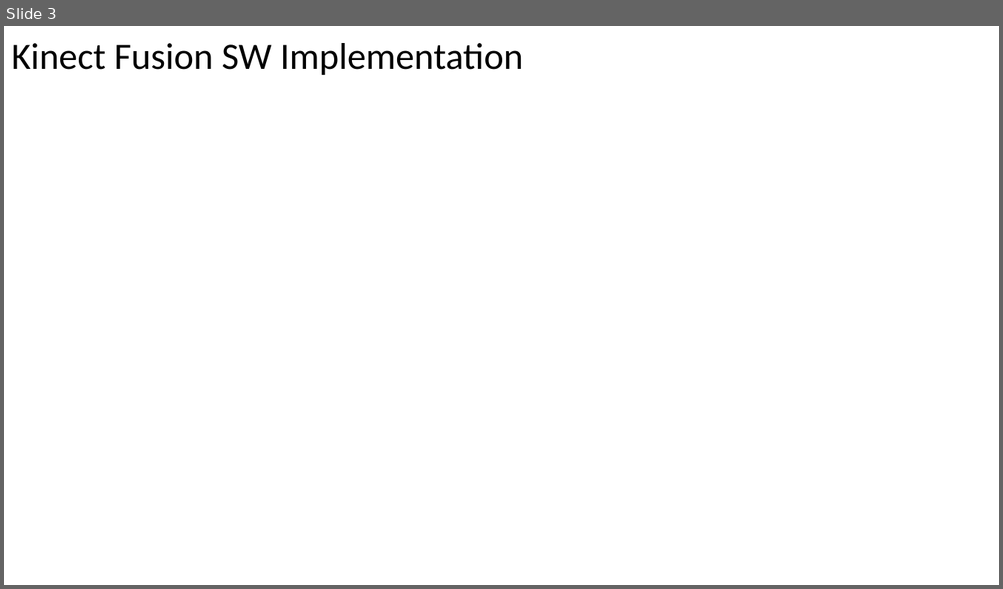
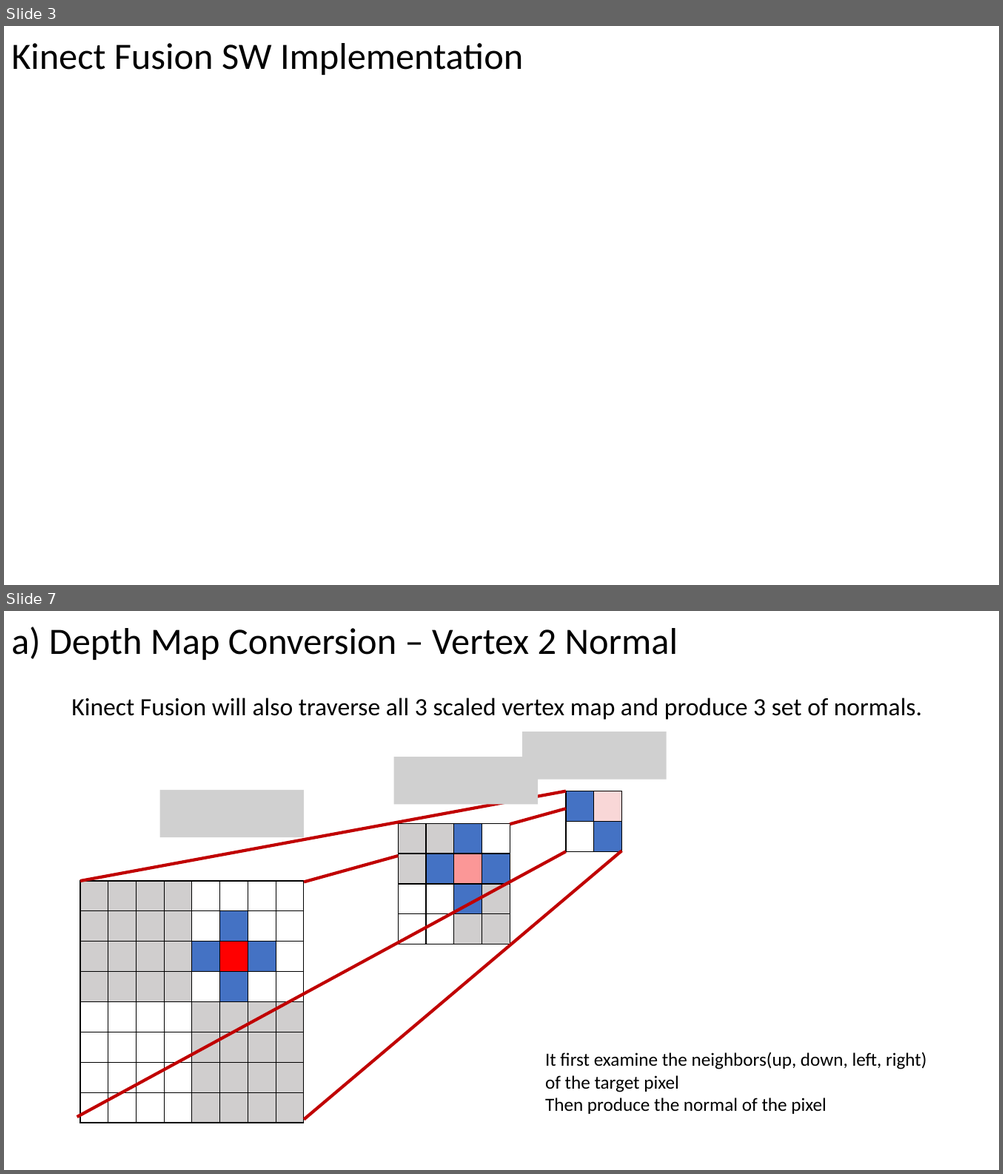
Before and after one commit to Charlee0207/KinectFusion-HLS, a slide deck: Kinect Fusion.pptx. Shown one above the other, each under a label of ours: slide 3 before the commit, slides 3 and 7 after it; the slides between them are not shown. The pictures are 1003x589 and 1003x1174 pixels, drawn with LibreOffice and Linux fonts; fonts in the diff are those of the drawing; grey boxes stand for pictures. Boxes give left, top, right and bottom in pixels: in the first picture for what was removed or moved away, otherwise in the second. Text is boxed around its words. In the diff, an @@ line names an element or a change of style, - is before the commit and + after.

```diff
--- a/Kinect Fusion.pptx
+++ b/Kinect Fusion.pptx
@@ slide 7 added at [4,611,999,1170], background #FFFFFF @@
@@ title added at [11,627,678,660], 36 pt, text #000000 @@
+a) Depth Map Conversion – Vertex 2 Normal
@@ subtitle added at [71,698,922,720], 24 pt, text #000000 @@
+Kinect Fusion will also traverse all 3 scaled vertex map and produce 3 set of normals.
@@ picture added at [523,732,666,780] @@
@@ picture added at [394,758,538,805] @@
@@ line added from (80, 881) to (566, 792), #C00000 3 pt @@
@@ picture added at [160,790,304,838] @@
@@ line added from (510, 824) to (566, 809), #C00000 3 pt @@
@@ table added at [566,792,621,851], 2 rows, 2 columns @@
+ | 
+ | 
@@ table added at [398,823,509,943], 4 rows, 4 columns @@
+ |  |  | 
+ |  |  | 
+ |  |  | 
+ |  |  | 
@@ line added from (77, 1118) to (566, 852), #C00000 3 pt @@
@@ line added from (304, 1120) to (622, 851), #C00000 3 pt @@
@@ line added from (304, 883) to (398, 856), #C00000 3 pt @@
@@ table added at [80,881,301,1120], 8 rows, 8 columns @@
+ |  |  |  |  |  |  | 
+ |  |  |  |  |  |  | 
+ |  |  |  |  |  |  | 
+ |  |  |  |  |  |  | 
+ |  |  |  |  |  |  | 
+ |  |  |  |  |  |  | 
+ |  |  |  |  |  |  | 
+ |  |  |  |  |  |  | 
@@ text added at [545,1053,926,1114], 18 pt, text #000000 @@
+It first examine the neighbors(up, down, left, right)
+of the target pixel
+Then produce the normal of the pixel
```
Also in this commit, not shown: 1 slide changed, 4 other slides added, 1 slide removed.
